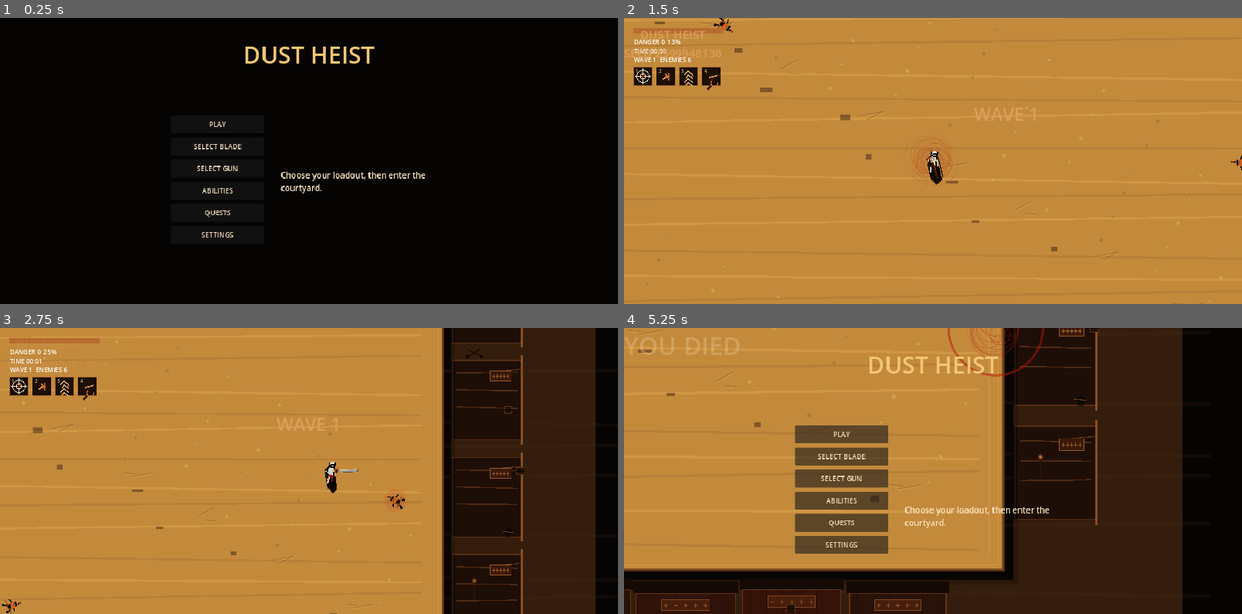
Above: before the commit, frames 1-4 (two rows, left to right).
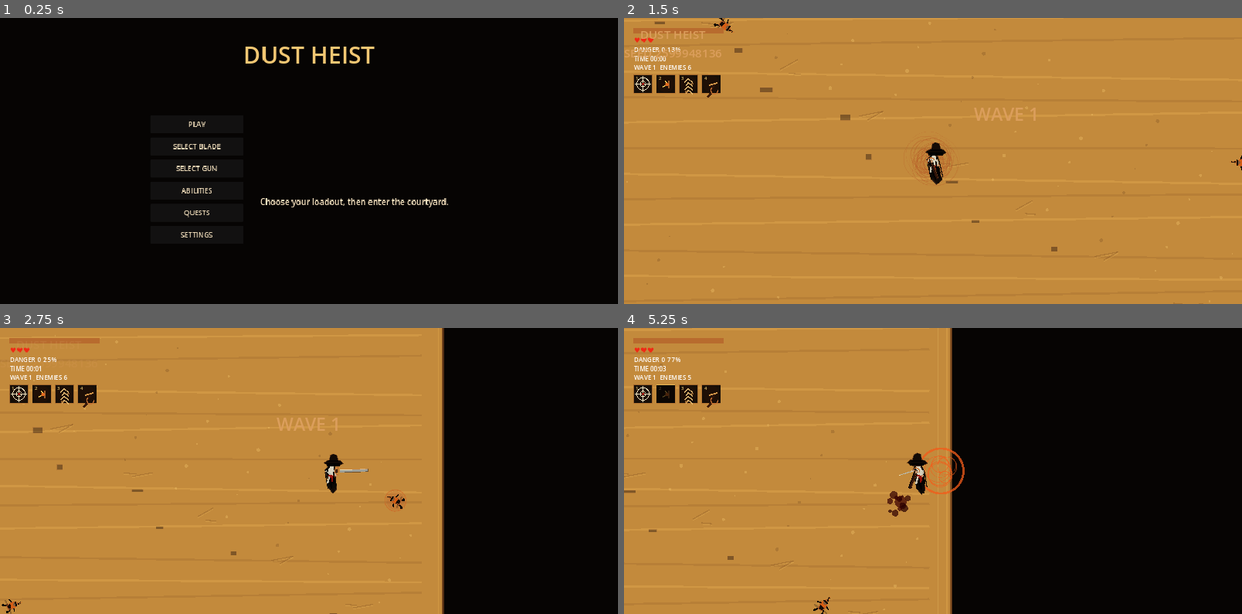
Above: after the commit, the same moments.

Repository: aimbotic/NeonHeist
Game: Godot game, scene res://scenes/Main.tscn
Two runs of this game, one before a commit and one after it. Both use one fixed random seed, a clock stepped at 60 frames per second and the inputs below.
Inputs (mouse positions are in pixels of both pictures, inside the frame that each line leads up to):
- Up to frame 1 (0.25 s): no input
- Up to frame 2 (1.5 s): click "ABILITIES" at 0.5 s; click "PLAY" at 1.25 s
- Up to frame 3 (2.75 s): tap Enter at 2 s; move the mouse to (444, 456) at 2.02 s; hold Right (ui_right) from 2.03 s (still down); tap Space (dash) at 2.1 s; click (444, 456) at 2.17 s
- Up to frame 4 (5.25 s): release Right (ui_right) at 2.75 s; drag from (809, 485) to (902, 528) at 2.77 s; move the mouse to (994, 408) at 3.52 s; hold Right (ui_right) 3.53-4.25 s; tap Space (dash) at 3.6 s; drag from (902, 528) to (747, 428) at 4.27 s; move the mouse to (1118, 513) at 5.02 s; hold Left (ui_left) from 5.03 s (still down); tap 2 (program_2) at 5.1 s

The runs differ from the first frame. In frame 1, 1.4% of the frame differs, in the area x 28-73%, y 36-77%; in frame 2, 1.2%; in frame 3, 17%; in frame 4, 47%, in the area x 0-91%, y 0-100%.

Commit message:
Improve combat visuals and performance

Diff:
--- a/scripts/game/main.gd
+++ b/scripts/game/main.gd
@@ -12,6 +12,14 @@
 const VfxLayerScene := preload("res://scripts/systems/vfx_layer.gd")
 const HudScene := preload("res://scripts/ui/hud.gd")
 const VaultGeneratorScene := preload("res://scripts/game/vault_generator.gd")
+
+class StaticBackdropCache extends Node2D:
+	var owner_main: Node2D
+
+	func _draw() -> void:
+		if owner_main == null or owner_main.vault_data.is_empty():
+			return
+		owner_main._draw_dark_western_backdrop()
 
 const QUEST_DEFINITIONS := [
 	{
@@ -54,6 +62,7 @@
 var vfx_layer
 var hud
 var camera: Camera2D
+var backdrop_cache := StaticBackdropCache.new()
 var enemy_root := Node2D.new()
 var enemies: Array[Node2D] = []
 var run_complete := false
@@ -88,6 +97,10 @@
 	vfx_layer = VfxLayerScene.new()
 	add_child(vfx_layer)
 
+	backdrop_cache.owner_main = self
+	backdrop_cache.z_index = -100
+	add_child(backdrop_cache)
+
 	hud = HudScene.new()
 	add_child(hud)
 	hud.play_requested.connect(_on_menu_play_requested)
@@ -111,8 +124,6 @@
 func _draw() -> void:
 	if vault_data.is_empty():
 		return
-
-	_draw_dark_western_backdrop()
 
 	var arena: Rect2 = vault_data["arena"]
 	draw_rect(arena, Color(0.78, 0.55, 0.24, 0.98), true)
@@ -376,6 +387,7 @@
 	var generator: RefCounted = VaultGeneratorScene.new()
 	var seed_value := int(Time.get_unix_time_from_system()) + randi()
 	vault_data = generator.generate(seed_value)
+	backdrop_cache.queue_redraw()
 
 	player = PlayerScene.new()
 	add_child(player)
@@ -525,16 +537,35 @@
 		if not is_instance_valid(enemy):
 			continue
 
-		var to_enemy: Vector2 = enemy.global_position - origin
-		if to_enemy.length() > slash_range:
-			continue
-		if abs(direction.angle_to(to_enemy.normalized())) > arc * 0.5:
-			continue
-
-		enemy.take_damage(damage)
-		hit_count += 1
+		if _sword_sweep_hits_enemy(origin, direction, slash_range, arc, enemy.global_position):
+			enemy.take_damage(damage)
+			hit_count += 1
 	if hit_count > 0:
 		hud.flash_hit()
+
+func _sword_sweep_hits_enemy(origin: Vector2, direction: Vector2, slash_range: float, arc: float, enemy_position: Vector2) -> bool:
+	var enemy_radius := 34.0
+	var blade_base := 31.0
+	var blade_tip := slash_range + 18.0
+	var blade_width := 28.0
+	var base_angle := direction.angle()
+	var samples := 17
+	for i in range(samples):
+		var t := 0.0 if samples <= 1 else float(i) / float(samples - 1)
+		var slash_direction := Vector2.RIGHT.rotated(lerpf(base_angle - arc * 0.5, base_angle + arc * 0.5, t))
+		var segment_start := origin + slash_direction * blade_base
+		var segment_end := origin + slash_direction * blade_tip
+		if _distance_to_segment(enemy_position, segment_start, segment_end) <= enemy_radius + blade_width:
+			return true
+	return false
+
+func _distance_to_segment(point: Vector2, start: Vector2, end: Vector2) -> float:
+	var segment := end - start
+	var length_squared := segment.length_squared()
+	if length_squared <= 0.001:
+		return point.distance_to(start)
+	var t := clampf((point - start).dot(segment) / length_squared, 0.0, 1.0)
+	return point.distance_to(start + segment * t)
 
 func _on_player_damaged(amount: float) -> void:
 	director.add_heat(0.18)
--- a/scripts/player/player.gd
+++ b/scripts/player/player.gd
@@ -12,8 +12,8 @@
 var dash_speed := 1770.0
 var dash_duration := 0.13
 var dash_cooldown := 0.9
-var weapon_range := 92.0
-var weapon_arc := 2.35
+var weapon_range := 126.0
+var weapon_arc := 2.55
 var weapon_damage := 50.0
 var weapon_windup_time := 0.0
 var weapon_active_time := 0.09
@@ -21,8 +21,8 @@
 var weapon_cooldown := 0.0
 var weapon_sheathe_delay := 0.45
 var weapon_parry_time := 0.08
-var max_health := 1.0
-var health := 1.0
+var max_health := 3.0
+var health := 3.0
 var invulnerable := false
 
 const PLAYER_RADIUS := 22.0
@@ -138,7 +138,7 @@
 		player_parried.emit()
 		queue_redraw()
 		return
-	health = max(0.0, health - amount)
+	health = max(0.0, health - 1.0)
 	player_damaged.emit(amount)
 	if health <= 0.0:
 		player_down.emit()
@@ -151,22 +151,22 @@
 func apply_weapon_profile(profile_id: String) -> void:
 	match profile_id:
 		"black_sash_saber":
-			weapon_range = 108.0
-			weapon_arc = 2.55
+			weapon_range = 146.0
+			weapon_arc = 2.75
 			weapon_damage = 58.0
 			weapon_active_time = 0.08
 			weapon_cooldown = 0.0
 			weapon_parry_time = 0.1
 		"grave_saber":
-			weapon_range = 118.0
-			weapon_arc = 2.7
+			weapon_range = 160.0
+			weapon_arc = 2.9
 			weapon_damage = 68.0
 			weapon_active_time = 0.08
 			weapon_cooldown = 0.0
 			weapon_parry_time = 0.11
 		_:
-			weapon_range = 92.0
-			weapon_arc = 2.35
+			weapon_range = 126.0
+			weapon_arc = 2.55
 			weapon_damage = 50.0
 			weapon_active_time = 0.09
 			weapon_cooldown = 0.0
@@ -273,9 +273,31 @@
 	draw_line(hips + Vector2(5.0, 0.0), right_foot, Color(0.58, 0.07, 0.035, 0.95), 6.0)
 	draw_line(left_foot + Vector2(-3.0, 0.0), left_foot + Vector2(6.0, 0.0), Color(0.015, 0.012, 0.01, 1.0), 4.0)
 	draw_line(right_foot + Vector2(-4.0, 0.0), right_foot + Vector2(6.0, 0.0), Color(0.015, 0.012, 0.01, 1.0), 4.0)
-	draw_circle(head, 8.0, Color(0.9, 0.88, 0.8, 0.98))
-	draw_arc(head, 10.0, -PI * 0.15, PI * 1.15, 14, Color(0.012, 0.01, 0.009, 0.98), 5.0)
-	draw_line(head + Vector2(-8.0, 2.0) + facing * 2.0, head + Vector2(8.0, 2.0) + facing * 2.0, Color(0.0, 0.0, 0.0, 0.98), 5.0)
+	draw_circle(head, 8.0, Color(0.54, 0.43, 0.34, 0.55))
+	var hat_brim := PackedVector2Array([
+		head + Vector2(-32.0, -4.0) + facing * 3.0,
+		head + Vector2(-21.0, -12.0) + facing * 4.0,
+		head + Vector2(-7.0, -15.0) + facing * 5.0,
+		head + Vector2(10.0, -15.0) + facing * 5.0,
+		head + Vector2(25.0, -11.0) + facing * 4.0,
+		head + Vector2(34.0, -2.0) + facing * 3.0,
+		head + Vector2(20.0, 5.0) + facing * 4.0,
+		head + Vector2(3.0, 8.0) + facing * 4.0,
+		head + Vector2(-16.0, 6.0) + facing * 4.0,
+	])
+	var hat_crown := PackedVector2Array([
+		head + Vector2(-15.0, -11.0) + facing * 4.0,
+		head + Vector2(-10.0, -30.0) + facing * 3.0,
+		head + Vector2(0.0, -35.0) + facing * 2.0,
+		head + Vector2(12.0, -31.0) + facing * 3.0,
+		head + Vector2(17.0, -11.0) + facing * 4.0,
+	])
+	draw_colored_polygon(hat_brim, Color(0.055, 0.032, 0.018, 1.0))
+	draw_polyline(PackedVector2Array([hat_brim[0], hat_brim[1], hat_brim[2], hat_brim[3], hat_brim[4], hat_brim[5], hat_brim[6], hat_brim[7], hat_brim[8], hat_brim[0]]), Color(0.34, 0.19, 0.08, 0.92), 2.0)
+	draw_colored_polygon(hat_crown, Color(0.075, 0.045, 0.026, 1.0))
+	draw_polyline(PackedVector2Array([hat_crown[0], hat_crown[1], hat_crown[2], hat_crown[3], hat_crown[4]]), Color(0.42, 0.25, 0.11, 0.82), 2.0)
+	draw_line(head + Vector2(-17.0, -10.0) + facing * 4.0, head + Vector2(17.0, -10.0) + facing * 4.0, Color(0.015, 0.01, 0.008, 1.0), 5.0)
+	draw_line(head + Vector2(-23.0, 2.0) + facing * 4.0, head + Vector2(23.0, 2.0) + facing * 4.0, Color(0.0, 0.0, 0.0, 0.98), 9.0)
 	draw_line(left_hand, left_hand + facing * 26.0 + Vector2(-8.0, 10.0), Color(0.72, 0.73, 0.68, 0.94), 3.0)
 	draw_line(left_hand + facing * 26.0 + Vector2(-8.0, 10.0), left_hand + facing * 34.0 + Vector2(-10.0, 14.0), Color(0.94, 0.9, 0.74, 0.9), 2.0)
 	draw_circle(saber_hand, 4.0, Color(0.76, 0.58, 0.42, 0.98))
--- a/scripts/systems/vfx_layer.gd
+++ b/scripts/systems/vfx_layer.gd
@@ -4,6 +4,7 @@
 var _pulses: Array[Dictionary] = []
 var _beams: Array[Dictionary] = []
 var _blood_stains: Array[Dictionary] = []
+const MAX_BLOOD_STAINS := 15
 
 func _process(delta: float) -> void:
 	for pulse in _pulses:
@@ -60,7 +61,7 @@
 		"color": Color(0.24, 0.006, 0.004, 0.72),
 		"drops": drops,
 	})
-	if _blood_stains.size() > 90:
+	while _blood_stains.size() > MAX_BLOOD_STAINS:
 		_blood_stains.pop_front()
 
 func shockwave(origin: Vector2, color: Color) -> void:
--- a/scripts/ui/hud.gd
+++ b/scripts/ui/hud.gd
@@ -118,19 +118,20 @@
 	"ghost_step": "Ghost Step",
 }
 var _ability_descriptions := {
-	"deadeye": "Long-range crosshair shot for picking off riflemen.",
-	"ricochet_shot": "Bouncing bullet that punishes packed enemies.",
-	"dust_veil": "Wind and sand burst that buys breathing room.",
-	"quickdraw": "Fast revolver skillshot for a clean opening strike.",
-	"duelist_lunge": "Boss quickdraw dash stolen from defeated duelists.",
-	"fan_hammer": "Rapid revolver fan-fire earned from impossible wave work.",
-	"ghost_step": "A dust-cloak sidestep for surviving ugly odds.",
+	"deadeye": "Long-range precision shot.",
+	"ricochet_shot": "Bouncing crowd-control shot.",
+	"dust_veil": "Brief sand-cloak survival burst.",
+	"quickdraw": "Fast revolver skillshot.",
+	"duelist_lunge": "Boss dash into a saber strike.",
+	"fan_hammer": "Rapid fan-fire blast.",
+	"ghost_step": "Longer dust-cloak sidestep.",
 }
 var _unlocked_abilities: Array[String] = ["deadeye", "ricochet_shot", "dust_veil", "quickdraw"]
 var _equipped_abilities: Array[String] = ["deadeye", "ricochet_shot", "dust_veil", "quickdraw"]
 var _quest_data: Array[Dictionary] = []
 var _health_bar := ColorRect.new()
 var _health_back := ColorRect.new()
+var _heart_label := Label.new()
 var _alert_label := Label.new()
 var _timer_label := Label.new()
 var _wave_label := Label.new()
@@ -164,10 +165,12 @@
 	_health_bar.position = _health_back.position
 	_health_bar.size = _health_back.size
 	_root.add_child(_health_bar)
-
-	_configure_label(_alert_label, Vector2(28, 56), 18)
-	_configure_label(_timer_label, Vector2(28, 82), 18)
-	_configure_label(_wave_label, Vector2(28, 108), 18)
+	_configure_label(_heart_label, Vector2(28, 50), 22)
+	_heart_label.add_theme_color_override("font_color", Color(0.94, 0.16, 0.08))
+
+	_configure_label(_alert_label, Vector2(28, 78), 18)
+	_configure_label(_timer_label, Vector2(28, 104), 18)
+	_configure_label(_wave_label, Vector2(28, 130), 18)
 	_create_skill_icons()
 
 	_message_label.horizontal_alignment = HORIZONTAL_ALIGNMENT_CENTER
@@ -267,6 +270,7 @@
 	var health_fraction: float = clamp(player.health / player.max_health, 0.0, 1.0)
 	_health_bar.size.x = 260.0 * health_fraction
 	_health_bar.color = Color(0.72, 0.08, 0.04) if health_fraction < 0.34 else Color(0.72, 0.42, 0.18)
+	_heart_label.text = _format_hearts(int(ceil(player.health)), int(player.max_health))
 
 	_alert_label.text = "DANGER %d  %02d%%" % [director.alert_level, int(director.alert_meter * 100.0)]
 	_timer_label.text = "TIME %02d:%02d" % [int(_elapsed / 60.0), int(_elapsed) % 60]
@@ -469,13 +473,13 @@
 
 func _create_abilities_panel() -> void:
 	_abilities_panel.visible = false
-	_abilities_panel.custom_minimum_size = Vector2(440, 308)
-	_abilities_panel.add_theme_constant_override("separation", 12)
+	_abilities_panel.custom_minimum_size = Vector2(520, 384)
+	_abilities_panel.add_theme_constant_override("separation", 8)
 	_menu_content.add_child(_abilities_panel)
 
 	var title := Label.new()
-	title.text = "ABILITIES"
-	title.add_theme_font_size_override("font_size", 26)
+	title.text = "ABILITIES  CLICK TO EQUIP"
+	title.add_theme_font_size_override("font_size", 22)
 	title.add_theme_color_override("font_color", Color(1.0, 0.78, 0.36))
 	title.mouse_filter = Control.MOUSE_FILTER_IGNORE
 	_abilities_panel.add_child(title)
@@ -483,7 +487,7 @@
 	for ability_id in _ability_ids:
 		var button := Button.new()
 		button.flat = true
-		button.custom_minimum_size = Vector2(420, 58)
+		button.custom_minimum_size = Vector2(500, 58)
 		button.pressed.connect(func() -> void:
 			_toggle_ability(ability_id)
 		)
@@ -491,8 +495,8 @@
 		_abilities_panel.add_child(button)
 
 		var row := HBoxContainer.new()
-		row.custom_minimum_size = Vector2(420, 58)
-		row.add_theme_constant_override("separation", 14)
+		row.custom_minimum_size = Vector2(500, 58)
+		row.add_theme_constant_override("separation", 12)
 		row.mouse_filter = Control.MOUSE_FILTER_IGNORE
 		button.add_child(row)
 
@@ -506,9 +510,9 @@
 
 		var copy := Label.new()
 		copy.text = ""
-		copy.custom_minimum_size = Vector2(330, 54)
+		copy.custom_minimum_size = Vector2(430, 54)
 		copy.autowrap_mode = TextServer.AUTOWRAP_WORD_SMART
-		copy.add_theme_font_size_override("font_size", 16)
+		copy.add_theme_font_size_override("font_size", 14)
 		copy.add_theme_color_override("font_color", Color(0.98, 0.9, 0.76))
 		copy.mouse_filter = Control.MOUSE_FILTER_IGNORE
 		row.add_child(copy)
@@ -552,13 +556,13 @@
 		var unlocked := _unlocked_abilities.has(ability_id)
 		var equipped_index := _equipped_abilities.find(ability_id)
 		var key_label := str(equipped_index + 1) if equipped_index >= 0 else ""
-		var prefix := "[%s] " % key_label if equipped_index >= 0 else ""
-		var lock_text := "" if unlocked else "LOCKED - Complete quests or defeat bosses"
-		label.text = "%s%s\n%s%s" % [
-			prefix,
+		var status := "SLOT %s" % key_label if equipped_index >= 0 else "READY"
+		if not unlocked:
+			status = "LOCKED"
+		label.text = "%s  -  %s\n%s" % [
 			_ability_names[ability_id],
+			status,
 			_ability_descriptions[ability_id],
-			"\n" + lock_text if not unlocked else "",
 		]
 		label.modulate = Color(1.0, 1.0, 1.0, 1.0) if unlocked else Color(0.55, 0.48, 0.42, 0.82)
 		icon.modulate = Color(1.0, 1.0, 1.0, 1.0) if unlocked else Color(0.4, 0.36, 0.32, 0.72)
@@ -620,11 +624,11 @@
 	_menu_title.position = Vector2((viewport_size.x - title_width) * 0.5, 58.0)
 	_menu_title.size = Vector2(title_width, 88.0)
 
-	var content_width := minf(viewport_size.x - 96.0, 800.0)
-	var content_height := 384.0
+	var content_width := minf(viewport_size.x - 96.0, 920.0)
+	var content_height := 500.0
 	_menu_content.position = Vector2((viewport_size.x - content_width) * 0.5, maxf(190.0, viewport_size.y * 0.34))
 	_menu_content.size = Vector2(content_width, content_height)
-	_menu_panel.custom_minimum_size = Vector2(minf(270.0, content_width * 0.42), content_height)
+	_menu_panel.custom_minimum_size = Vector2(minf(270.0, content_width * 0.34), content_height)
 	_menu_detail.custom_minimum_size = Vector2(maxf(280.0, content_width - _menu_panel.custom_minimum_size.x - 48.0), content_height)
 	_abilities_panel.custom_minimum_size = _menu_detail.custom_minimum_size
 	_quests_panel.custom_minimum_size = _menu_detail.custom_minimum_size
@@ -632,6 +636,7 @@
 func _set_gameplay_hud_visible(visible_state: bool) -> void:
 	_health_back.visible = visible_state
 	_health_bar.visible = visible_state
+	_heart_label.visible = visible_state
 	_alert_label.visible = visible_state
 	_timer_label.visible = visible_state
 	_wave_label.visible = visible_state
@@ -642,12 +647,18 @@
 	var ids := ["deadeye", "ricochet_shot", "dust_veil", "quickdraw"]
 	for i in range(ids.size()):
 		var icon := SkillIcon.new()
-		icon.position = Vector2(28.0 + i * 66.0, 142.0)
+		icon.position = Vector2(28.0 + i * 66.0, 164.0)
 		icon.size = Vector2(54.0, 54.0)
 		icon.mouse_filter = Control.MOUSE_FILTER_IGNORE
 		icon.set_state(ids[i], str(i + 1), 0.0)
 		_skill_icons.append(icon)
 		_root.add_child(icon)
+
+func _format_hearts(current: int, maximum: int) -> String:
+	var text := ""
+	for i in range(maximum):
+		text += "♥" if i < current else "♡"
+	return text
 
 func _update_skill_icons(program_system) -> void:
 	var summary: Array[Dictionary] = program_system.get_equipped_summary()
